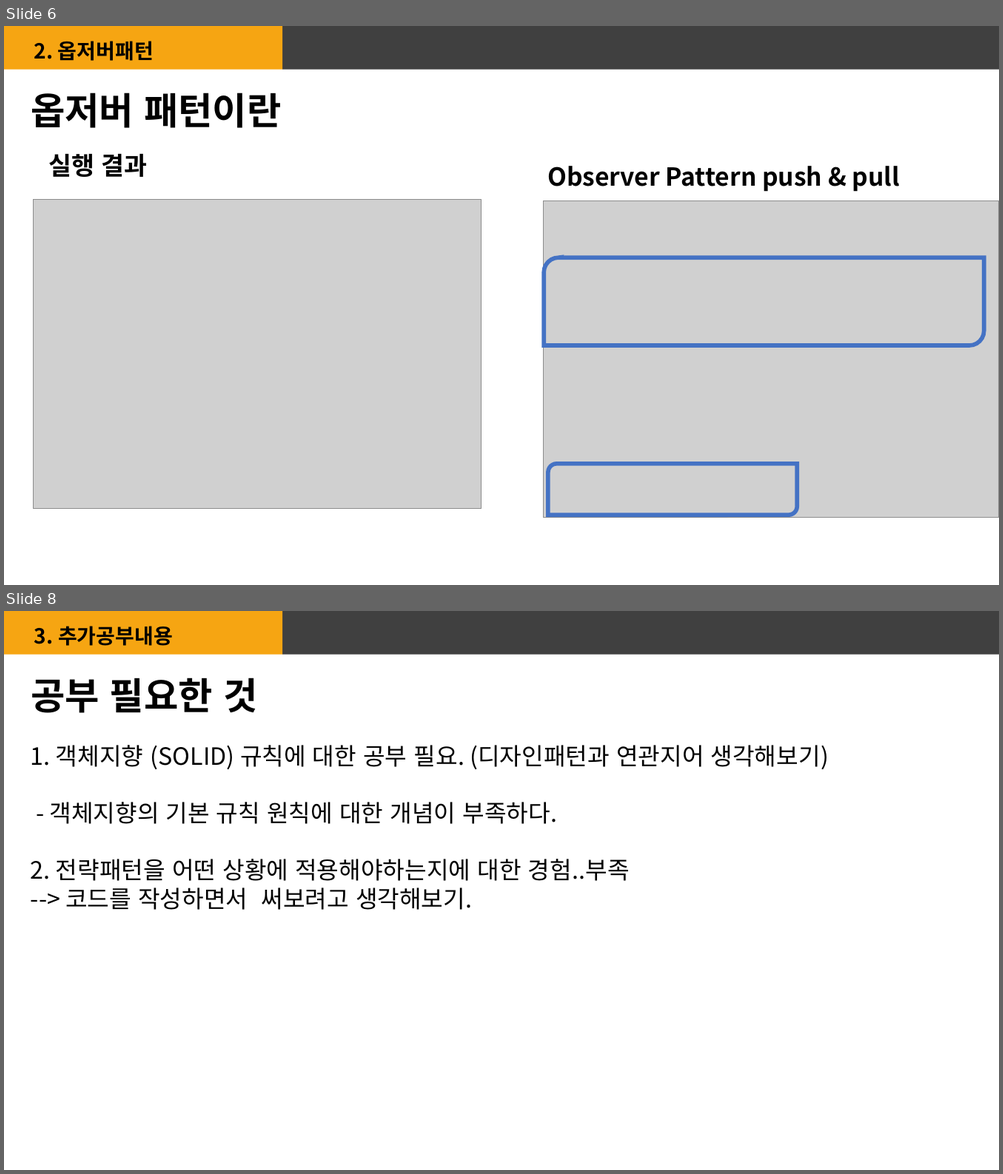
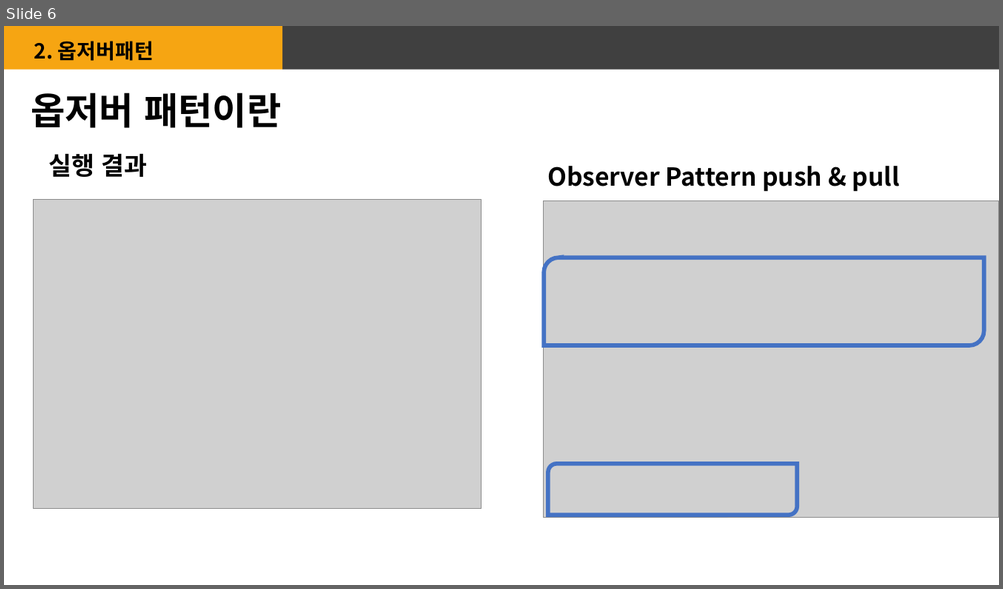
Before and after one commit to hosunghan-0821/DesignPattern, a slide deck: observer_Pattern.pptx. Shown one above the other, each under a label of ours: slides 6 and 8 before the commit, slide 6 after it; the slides between them are not shown. The pictures are 1003x1174 and 1003x589 pixels, drawn with LibreOffice and Linux fonts; fonts in the diff are those of the drawing; grey boxes stand for pictures. Boxes give left, top, right and bottom in pixels: in the first picture for what was removed or moved away, otherwise in the second. Text is boxed around its words. In the diff, an @@ line names an element or a change of style, - is before the commit and + after.

```diff
--- a/observer_Pattern.pptx
+++ b/observer_Pattern.pptx
@@ slide 8 removed at bbox=[4, 611, 999, 1170], background #FFFFFF; not listed: 2 template elements that a slide beside it also shows @@
@@ text removed at bbox=[34, 626, 173, 646] @@
-3. 추가공부내용
@@ text removed at bbox=[31, 678, 257, 713] @@
-공부 필요한 것
@@ text removed at bbox=[31, 745, 829, 910] @@
-1. 객체지향 (SOLID) 규칙에 대한 공부 필요. (디자인패턴과 연관지어 생각해보기)
-- 객체지향의 기본 규칙 원칙에 대한 개념이 부족하다.
-2. 전략패턴을 어떤 상황에 적용해야하는지에 대한 경험..부족
---> 코드를 작성하면서 써보려고 생각해보기.
```
Also in this commit, not shown: 1 slide changed, 1 other file.
